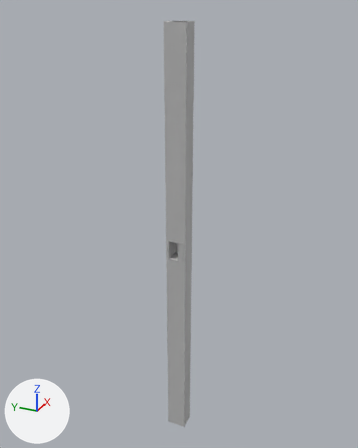
The FBX model Assets/Models/Temporary Models/Lift.fbx, before and after one commit.
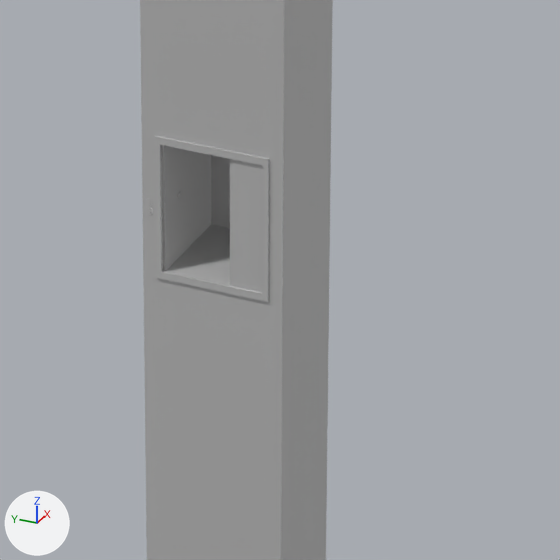
Each version appears first whole from a 50 mm lens placed at (-0.78, -0.351, 0.46), pointed at (0.024, 0.011, 0.058), and next in a close-up on the part from 41% to 62% of the width and 49% to 66% of the height. Lighting does not change. The marker at lower left points along +X, +Y and +Z. Where no turn or scale is listed for an object, it has been applied to the vertices.

In view in the first close-up: 'DoorLeft', 'DoorRight', 'Frame', 'Shaft', 'floor', 'wallsRoof'.
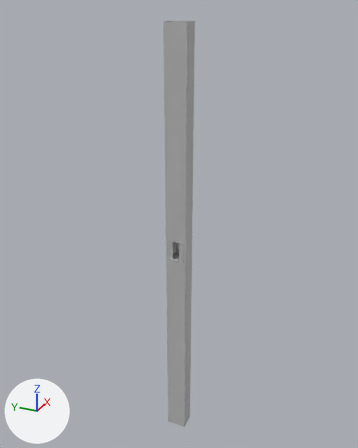
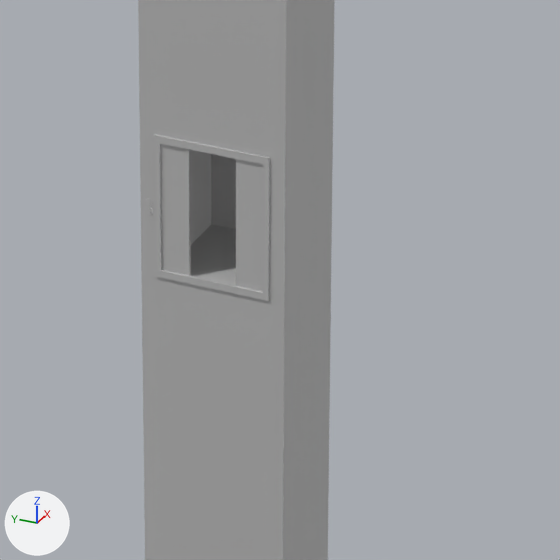
Boxes [x1, y1, x2, y2] around the edits, measured in the close-ups (560 x 560 px):
'Shaft', reshaped
    before: [140, 0, 333, 560]
    after: [138, 0, 335, 560]
'DoorLeft', moved
    before: [230, 159, 234, 286]
    after: [161, 144, 191, 276]
'Frame', moved
    before: [154, 136, 269, 302]
    after: [154, 134, 270, 301]
part 1 of me_mesh, cut back
    before: [281, 0, 333, 560]
    after: [283, 0, 335, 560]

Edits to the bpy script that builds the scene:
```text
Change me_mesh:
    used by ob_shaft; location = (0.0, 0.0, 0.0)
    remove me_mesh.from_pydata(...)  # 56 vertices, 51 faces; spans x -0.015..0.016, y -0.02..0.02, z -0.425..0.425
    add me_mesh.from_pydata(...)  # 48 vertices, 35 faces; spans x -0.015..0.016, y -0.021..0.021, z -0.425..0.425
    me_mesh part 1
    16 vertices are removed from x -0.012..0.012, y -0.02..0.02, z -0.425..0.425
    28 faces are deleted
    8 vertices are added at x -0.012..0.012, y -0.021..0.021, z -0.425..0.425
    12 new faces join them
Change ob_frame:
    ob_frame.location: (-0.0154, 0.0, 0.0188) -> (-0.0154, 0.0, 0.0191)
Change ob_doorleft:
    ob_doorleft.location: (-0.0148, -0.0124, 0.0197) -> (-0.0148, 0.0135, 0.0197)
```
